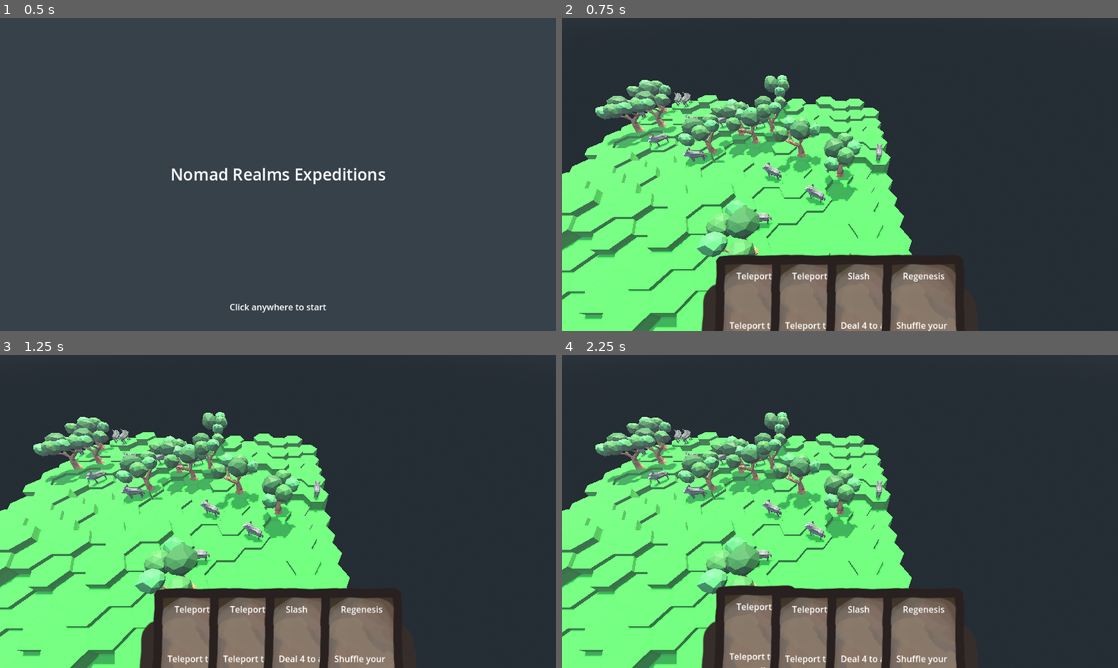
Above: before the commit, frames 1-4 (two rows, left to right).
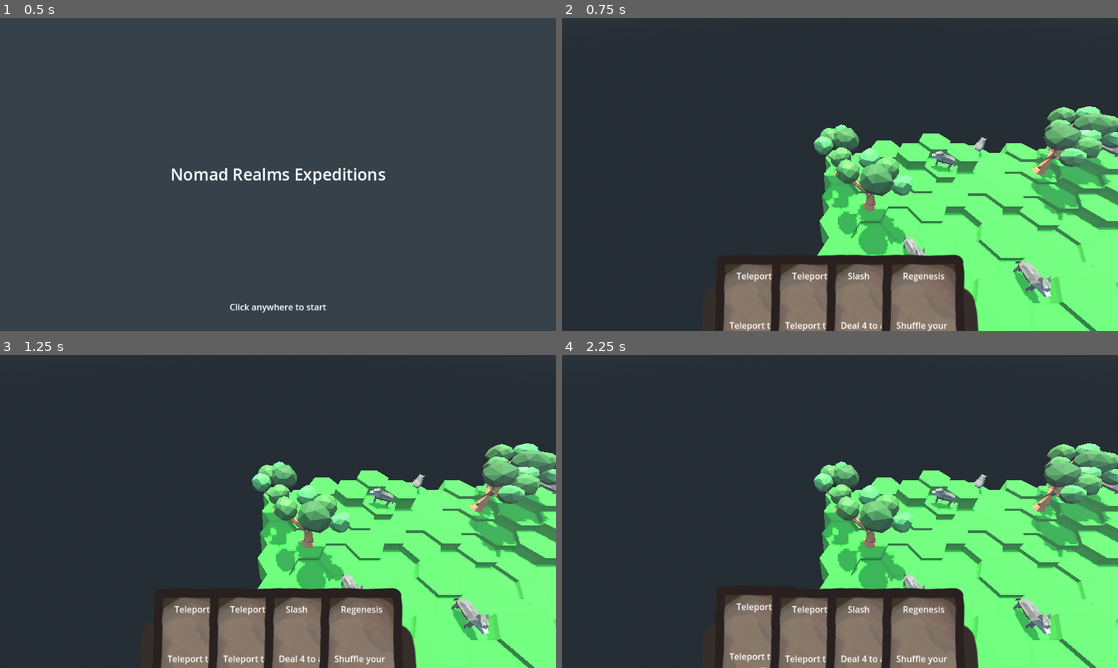
Above: after the commit, the same moments.

Repository: Boyquotes/nomad-realms-expeditions
Game: Godot game, scene res://Scenes/UI/main_menu.tscn
The game is run twice, just before and just after one commit, with the same random seed, the same clock (stepped at 60 frames per second) and the same inputs.
Inputs (mouse positions are in pixels of both pictures, inside the frame that each line leads up to):
- Up to frame 1 (0.5 s): no input
- Up to frame 2 (0.75 s): tap Enter at 0.5 s; move the mouse to (962, 158) at 0.52 s; click (962, 158) at 0.6 s
- Up to frame 3 (1.25 s): no input
- Up to frame 4 (2.25 s): drag from (840, 473) to (756, 652) at 1.27 s; move the mouse to (895, 442) at 2.02 s; hold Middle mouse button (rotate_camera) from 2.03 s (still down)

Frame 1 is identical in both runs. In frame 2, 55% of the frame differs, in the area x 0-100%, y 18-100%; in frame 3, 55%; in frame 4, 55%.

Commit message:
Restructuring of game scene PART 1

Diff:
--- /dev/null
+++ b/Game.gd
@@ -0,0 +1,79 @@
+extends Node3D
+class_name Game
+
+signal card_played_event(card_player, card, card_target)
+
+var context_queues: = ContextQueues.new()
+var card_looking_for_target: WorldCard
+var ui_card_dashboard: UICardDashBoard
+
+var camera: Camera3D
+var card_target: GameObject
+@export var nomad: Nomad
+
+@onready var world_map: WorldMap = $WorldMap
+
+func _ready() -> void:
+	print("Starting Nomad Realms Expeditions")
+	NomadsGameLogic.init(context_queues)
+	$NomadsGameVisuals.init(context_queues)
+	world_map.init(NomadsGameLogic.next_state)
+	ui_card_dashboard = $"../UICardDashboard"
+	camera = $"../CameraPivot/Camera3D"
+	nomad = $"../Actors/Nomad"
+
+func _unhandled_input(event: InputEvent) -> void:
+	if card_looking_for_target == null:
+		return
+	var card_effect = card_looking_for_target.card.effect
+
+	if card_effect.target_type != 0 && event is InputEventMouseMotion:
+		var mouse_pos: Vector2 = event.position
+
+		# Find hovered target by casting a ray
+		var params: = PhysicsRayQueryParameters3D.new()
+		var from: = camera.project_ray_origin(mouse_pos)
+		var to: = from + camera.project_ray_normal(mouse_pos) * 400
+		params.from = from
+		params.to = to
+		params.collision_mask = card_effect.target_type
+		params.collide_with_areas = true
+		params.collide_with_bodies = false
+
+		var intersected: = get_world_3d().direct_space_state.intersect_ray(params)
+
+		if intersected.has("collider"):
+			if card_target != null:
+				# Unhighlight previous target
+				card_target.highlighted = false
+			var potential_target = intersected.collider.get_parent()
+			var target_predicate = card_effect.target_predicate
+			if target_predicate != null && target_predicate.call(nomad, potential_target):
+				card_target = intersected.collider.get_parent()
+				card_target.highlighted = true
+			else:
+				card_target = null
+	detect_card_play()
+
+func detect_card_play():
+	if !Input.is_action_just_released("interact"):
+		return
+	var card: = card_looking_for_target.card
+	var target_predicate = card.effect.target_predicate
+	if target_predicate != null && !target_predicate.call(nomad, card_target):
+		return
+	emit_signal("card_played_event", nomad, card_looking_for_target, card_target)
+	card_looking_for_target = null
+	ui_card_dashboard.card_played_cleanup()
+	if card_target != null:
+		card_target.highlighted = false
+		card_target = null
+
+func _on_UICardDashboard_card_looking_for_target(card: WorldCard) -> void:
+	card_looking_for_target = card
+
+func _on_UICardDashboard_card_not_looking_for_target(card: WorldCard) -> void:
+	if card_target != null:
+		card_target.highlighted = false
+		card_target = null
+	card_looking_for_target = null
--- /dev/null
+++ b/Game.tscn
@@ -0,0 +1,48 @@
+[gd_scene load_steps=10 format=3 uid="uid://cywma501627j5"]
+
+[ext_resource type="Script" path="res://Game.gd" id="1_1rhsf"]
+[ext_resource type="PackedScene" uid="uid://jo81l0grfumo" path="res://Scenes/GameVisuals/NomadsGameVisuals.tscn" id="2_cndyb"]
+[ext_resource type="PackedScene" uid="uid://drglmfxxc6dk8" path="res://Scenes/Model/GameObject/Nomad.tscn" id="4_3qvar"]
+[ext_resource type="PackedScene" uid="uid://cbgwjkw8ydunf" path="res://Scenes/UI/UICardDashboard.tscn" id="4_q77r4"]
+[ext_resource type="PackedScene" uid="uid://dv04weg4eqxb0" path="res://Scenes/Map/WorldMap.tscn" id="5_3t8e8"]
+[ext_resource type="Script" path="res://CameraPivot.gd" id="6_5hkch"]
+
+[sub_resource type="ProceduralSkyMaterial" id="ProceduralSkyMaterial_ltiu1"]
+sky_top_color = Color(0.647059, 0.839216, 0.945098, 1)
+ground_bottom_color = Color(0.156863, 0.184314, 0.211765, 1)
+
+[sub_resource type="Sky" id="2"]
+sky_material = SubResource("ProceduralSkyMaterial_ltiu1")
+
+[sub_resource type="Environment" id="1"]
+background_mode = 2
+sky = SubResource("2")
+fog_enabled = true
+fog_sky_affect = 0.0
+adjustment_enabled = true
+
+[node name="Game" type="Node3D"]
+script = ExtResource("1_1rhsf")
+
+[node name="NomadsGameVisuals" parent="." instance=ExtResource("2_cndyb")]
+
+[node name="UICardDashboard" parent="." instance=ExtResource("4_q77r4")]
+
+[node name="Actors" type="Node3D" parent="."]
+
+[node name="Nomad" parent="Actors" instance=ExtResource("4_3qvar")]
+
+[node name="WorldMap" parent="." instance=ExtResource("5_3t8e8")]
+
+[node name="CameraPivot" type="Marker3D" parent="."]
+script = ExtResource("6_5hkch")
+
+[node name="Camera3D" type="Camera3D" parent="CameraPivot"]
+environment = SubResource("1")
+current = true
+
+[node name="Sun" type="DirectionalLight3D" parent="."]
+transform = Transform3D(1, 0, 0, 0, -0.5, 0.866025, 0, -0.866025, -0.5, 0, 24, 0)
+light_color = Color(1, 0.901961, 0.701961, 1)
+light_energy = 0.705
+shadow_enabled = true
--- a/NREGameContext.gd
+++ /dev/null
@@ -1,10 +0,0 @@
-extends Node
-class_name NREGameContext
-
-var context_queues: = ContextQueues.new()
-
-func _ready() -> void:
-	print("Starting Nomad Realms Expeditions")
-	$NomadsGameLogic.init(context_queues)
-	$NomadsGameVisuals.init(context_queues)
-	$NomadsGameInput.init(context_queues)
--- a/NREGameContext.tscn
+++ /dev/null
@@ -1,56 +0,0 @@
-[gd_scene load_steps=11 format=3 uid="uid://dnjlxryq35dya"]
-
-[ext_resource type="PackedScene" uid="uid://jo81l0grfumo" path="res://Scenes/GameVisuals/NomadsGameVisuals.tscn" id="1"]
-[ext_resource type="PackedScene" uid="uid://ct64fhsisruvm" path="res://Scenes/GameLogic/nomads_game_logic.tscn" id="2_likut"]
-[ext_resource type="Script" path="res://CameraPivot.gd" id="4"]
-[ext_resource type="Script" path="res://Scenes/GameInput/NomadsGameInput.gd" id="4_0dc84"]
-[ext_resource type="PackedScene" uid="uid://cbgwjkw8ydunf" path="res://Scenes/UI/UICardDashboard.tscn" id="5"]
-[ext_resource type="PackedScene" uid="uid://dv04weg4eqxb0" path="res://Scenes/Map/WorldMap.tscn" id="6"]
-[ext_resource type="Script" path="res://NREGameContext.gd" id="8"]
-
-[sub_resource type="ProceduralSkyMaterial" id="ProceduralSkyMaterial_ltiu1"]
-sky_top_color = Color(0.647059, 0.839216, 0.945098, 1)
-ground_bottom_color = Color(0.156863, 0.184314, 0.211765, 1)
-
-[sub_resource type="Sky" id="2"]
-sky_material = SubResource("ProceduralSkyMaterial_ltiu1")
-
-[sub_resource type="Environment" id="1"]
-background_mode = 2
-sky = SubResource("2")
-fog_enabled = true
-fog_sky_affect = 0.0
-adjustment_enabled = true
-
-[node name="NREGameContext" type="Node"]
-script = ExtResource("8")
-
-[node name="NomadsGameLogic" parent="." instance=ExtResource("2_likut")]
-
-[node name="NomadsGameVisuals" parent="." instance=ExtResource("1")]
-
-[node name="NomadsGameInput" type="Node3D" parent="."]
-script = ExtResource("4_0dc84")
-
-[node name="UICardDashboard" parent="." instance=ExtResource("5")]
-
-[node name="Actors" type="Node3D" parent="."]
-
-[node name="WorldMap" parent="." instance=ExtResource("6")]
-
-[node name="CameraPivot" type="Marker3D" parent="."]
-script = ExtResource("4")
-
-[node name="Camera3D" type="Camera3D" parent="CameraPivot"]
-environment = SubResource("1")
-current = true
-
-[node name="Sun" type="DirectionalLight3D" parent="."]
-transform = Transform3D(1, 0, 0, 0, -0.5, 0.866025, 0, -0.866025, -0.5, 0, 24, 0)
-light_color = Color(1, 0.901961, 0.701961, 1)
-light_energy = 0.705
-shadow_enabled = true
-
-[connection signal="card_played_event" from="NomadsGameInput" to="NomadsGameLogic" method="_on_nomads_game_input_card_played_event"]
-[connection signal="card_looking_for_target" from="UICardDashboard" to="NomadsGameInput" method="_on_UICardDashboard_card_looking_for_target"]
-[connection signal="card_not_looking_for_target" from="UICardDashboard" to="NomadsGameInput" method="_on_UICardDashboard_card_not_looking_for_target"]
--- a/Scenes/GameLogic/NomadsGameLogic.gd
+++ b/Scenes/GameLogic/nomads_game_logic.gd
@@ -1,5 +1,4 @@
 extends GameLogic
-class_name NomadsGameLogic
 
 @onready var game_logic_timer: = GameLogicTimer.new(self)
 
@@ -14,8 +13,8 @@
 
 func init(context_queues: ContextQueues) -> void:
 	super.init(context_queues)
-	spawn_nomad()
-	world_map.init(next_state)
+#	spawn_nomad()
+#	world_map.init(next_state)
 	advance_state()
 
 # Gets called by GameLogicTimer once every tick.
@@ -28,10 +27,10 @@
 		var event: ExpressionEvent = next_state.expression_event_heap.pop_front()
 		event.process(game_tick, next_state)
 
-	# Update all actors
-	var actors: = get_tree().get_nodes_in_group("actors")
-	for actor in actors:
-		actor.update()
+#	# Update all actors
+#	var actors: = get_tree().get_nodes_in_group("actors")
+#	for actor in actors:
+#		actor.update()
 
 	# Everyone draws a card if game_tick is divisible by 20
 	if game_tick != 0 && game_tick % 20 == 0:
--- a/Scenes/GameLogic/nomads_game_logic.tscn
+++ b/Scenes/GameLogic/nomads_game_logic.tscn
@@ -1,6 +1,6 @@
-[gd_scene load_steps=4 format=3 uid="uid://ct64fhsisruvm"]
+[gd_scene load_steps=4 format=3 uid="uid://cm4spgyfyw4jl"]
 
-[ext_resource type="Script" path="res://Scenes/GameLogic/NomadsGameLogic.gd" id="1_t1mp6"]
+[ext_resource type="Script" path="res://Scenes/GameLogic/nomads_game_logic.gd" id="1_t1mp6"]
 [ext_resource type="PackedScene" uid="uid://drglmfxxc6dk8" path="res://Scenes/Model/GameObject/Nomad.tscn" id="2_s1b04"]
 [ext_resource type="PackedScene" uid="uid://das3vkks37pdg" path="res://Scenes/Model/GameObject/WolfActor.tscn" id="3_o1bfu"]
 
--- a/Scenes/UI/main_menu.tscn
+++ b/Scenes/UI/main_menu.tscn
@@ -1,7 +1,7 @@
-[gd_scene load_steps=5 format=3 uid="uid://du4a36xbk35oh"]
+[gd_scene load_steps=5 format=3]
 
 [ext_resource type="Script" path="res://Scenes/UI/main_menu.gd" id="1_m6sei"]
-[ext_resource type="PackedScene" uid="uid://dnjlxryq35dya" path="res://NREGameContext.tscn" id="2_2rgn7"]
+[ext_resource type="PackedScene" uid="uid://dnjlxryq35dya" path="res://Game.tscn" id="2_2rgn7"]
 
 [sub_resource type="LabelSettings" id="LabelSettings_3t18a"]
 font_size = 30
--- a/project.godot
+++ b/project.godot
@@ -49,6 +49,11 @@
 "language": &"GDScript",
 "path": "res://Scenes/Event/Expression/ExpressionEvent.gd"
 }, {
+"base": "Node3D",
+"class": &"Game",
+"language": &"GDScript",
+"path": "res://Game.gd"
+}, {
 "base": "Object",
 "class": &"GameCard",
 "language": &"GDScript",
@@ -104,11 +109,6 @@
 "language": &"GDScript",
 "path": "res://Scenes/Model/Card/Expression/MeleeDamageExpression.gd"
 }, {
-"base": "Node",
-"class": &"NREGameContext",
-"language": &"GDScript",
-"path": "res://NREGameContext.gd"
-}, {
 "base": "CardPlayer",
 "class": &"Nomad",
 "language": &"GDScript",
@@ -118,11 +118,6 @@
 "class": &"NomadsGameInput",
 "language": &"GDScript",
 "path": "res://Scenes/GameInput/NomadsGameInput.gd"
-}, {
-"base": "GameLogic",
-"class": &"NomadsGameLogic",
-"language": &"GDScript",
-"path": "res://Scenes/GameLogic/NomadsGameLogic.gd"
 }, {
 "base": "Node",
 "class": &"NomadsGameVisuals",
@@ -193,6 +188,7 @@
 "CardPlayer": "",
 "ContextQueues": "",
 "ExpressionEvent": "",
+"Game": "",
 "GameCard": "",
 "GameCardGui": "",
 "GameEvent": "",
@@ -204,10 +200,8 @@
 "HealthActor": "",
 "MeleeDamageEvent": "",
 "MeleeDamageExpression": "",
-"NREGameContext": "",
 "Nomad": "",
 "NomadsGameInput": "",
-"NomadsGameLogic": "",
 "NomadsGameVisuals": "",
 "RegenesisExpression": "",
 "TeleportEvent": "",
@@ -234,6 +228,7 @@
 
 GameCards="*res://Scenes/Model/Card/GameCards.gd"
 IdGenerator="*res://Scenes/Model/IdGenerator.gd"
+NomadsGameLogic="*res://Scenes/GameLogic/nomads_game_logic.gd"
 
 [display]
 
